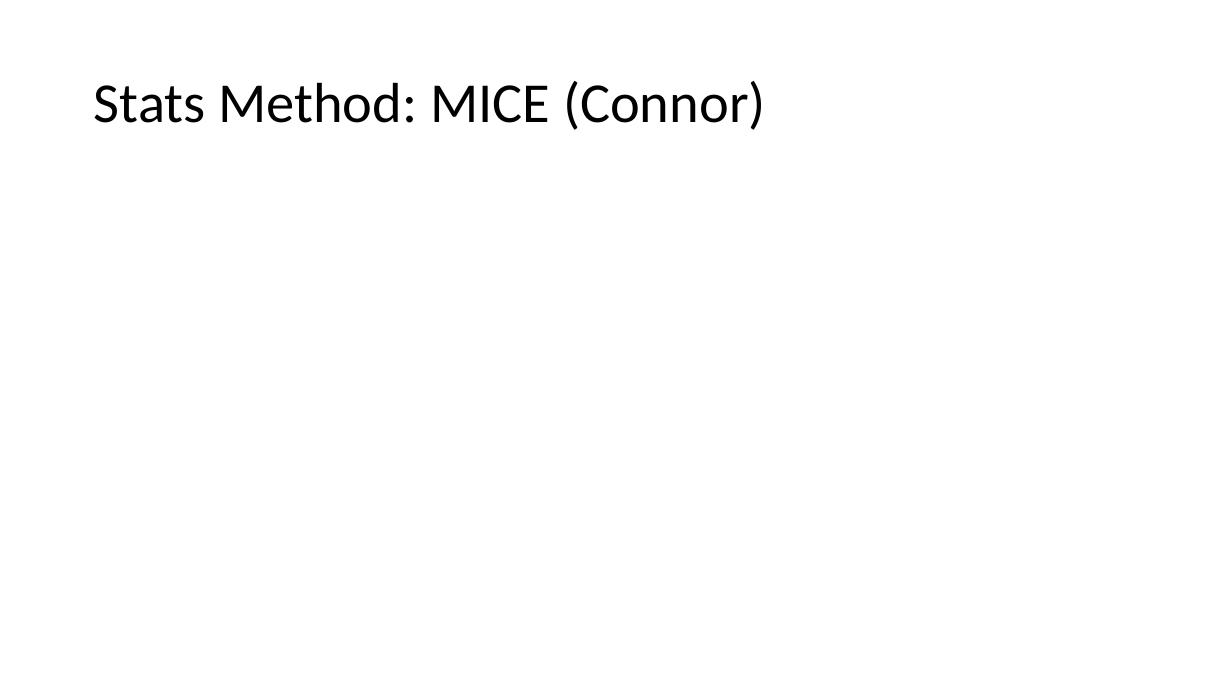
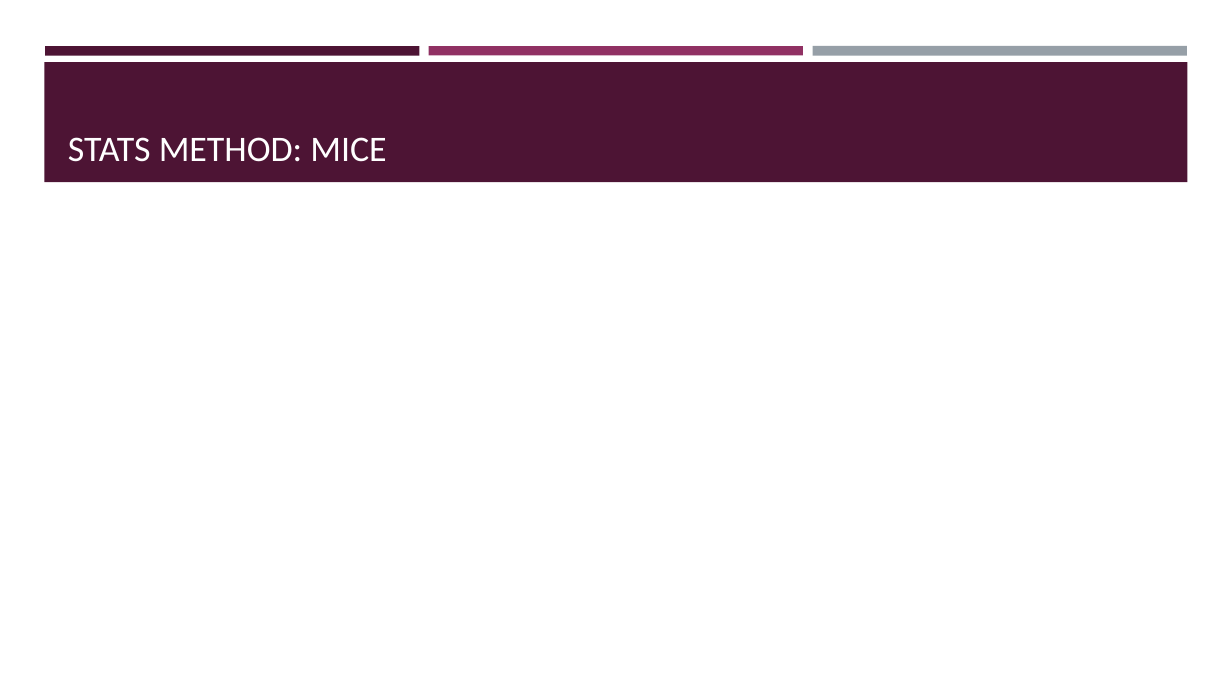
Before and after one commit to AlderCoder/Snow-finches, a slide deck: slide 14 of Final Presentation.pptx (slide 9 before the commit). Drawn at 1232x693 pixels with LibreOffice and Linux fonts; fonts in the diff are those of the drawing. Boxes give left, top, right and bottom in pixels: in the first picture for what was removed or moved away, otherwise in the second. Text is boxed around its words. In the diff, an @@ line names an element or a change of style, - is before the commit and + after.

```diff
--- a/Final Presentation.pptx
+++ b/Final Presentation.pptx
@@ rectangle added at (45,46,420,55), fill #4D1434 @@
@@ rectangle added at (429,46,803,55), fill #903163 @@
@@ rectangle added at (812,46,1187,56), fill #969FA7 @@
@@ rectangle added at (44,62,1188,182), fill #4D1434 @@
@@ title "STATS METHOD: MICE" at (68,137,386,162): vertical alignment middle to bottom @@
@@ title at (68,137,386,162): text changed; size 44 to 28 pt; text colour #000000 to #FFFFFF @@
-Stats Method: MICE (Connor)
+STATS METHOD: MICE
```
Also in this commit, not shown: 4 other slides changed, 11 slides added, 5 slides removed, 5 other files.
